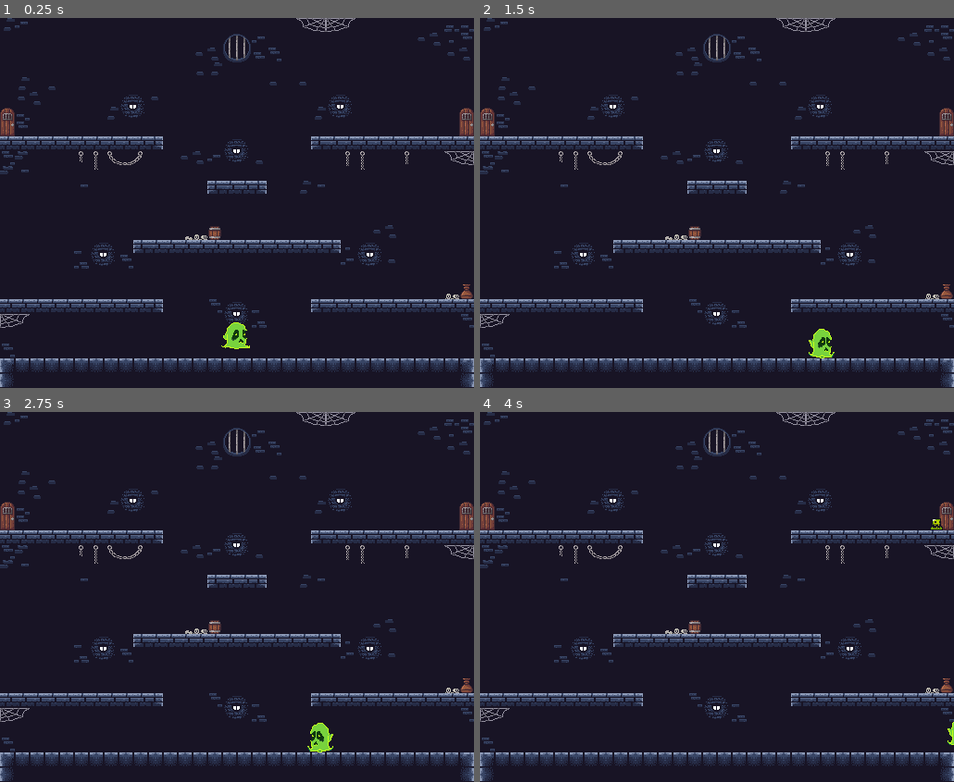
Above: before the commit, frames 1-4 (two rows, left to right).
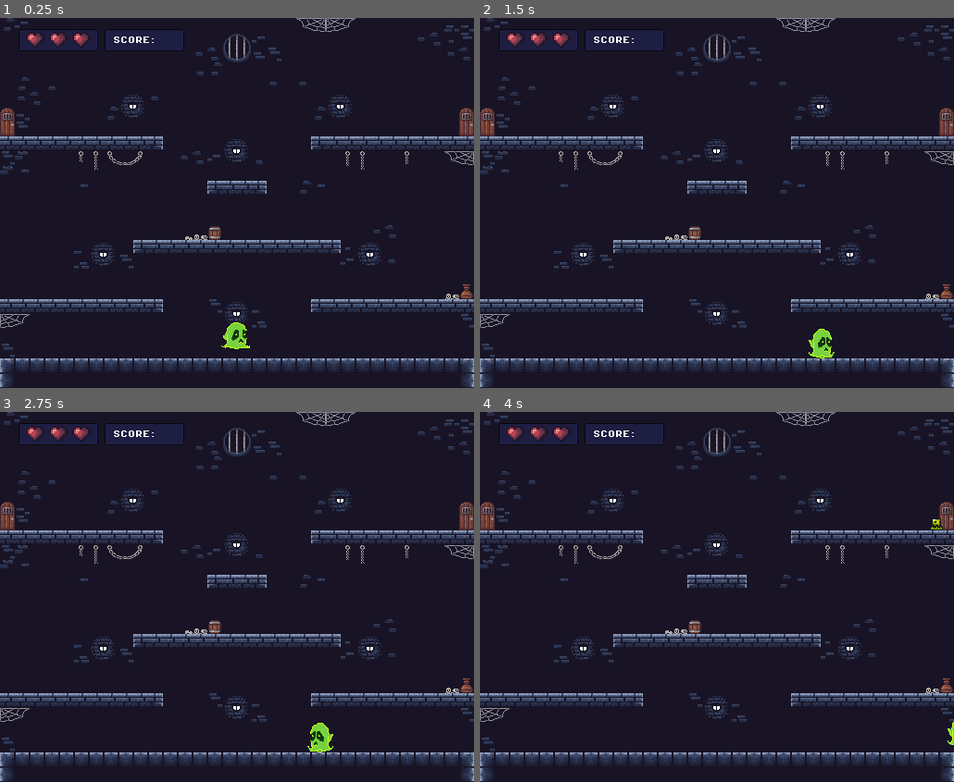
Above: after the commit, the same moments.

Repository: Iizakku/tiimi4_gamejam
Game: Godot game, scene res://Scenes/Levels/level.tscn
The game is run twice, just before and just after one commit, with the same random seed, the same clock (stepped at 60 frames per second) and the same inputs.
Inputs:
- Up to frame 1 (0.25 s): no input
- Up to frame 2 (1.5 s): hold D (move_right) from 0.53 s (still down); tap Space (jump) at 0.77 s
- Up to frame 3 (2.75 s): tap Space (jump) at 1.52 s; release D (move_right) at 2.03 s; hold Left (move_left) from 2.03 s (still down)
- Up to frame 4 (4 s): release Left (move_left) at 2.78 s; hold D (move_right) from 2.78 s (still down); tap Space (jump) at 3.02, 3.77 s

The runs differ from the first frame. In frame 1, 1.8% of the frame differs, in the area x 3-39%, y 3-9%; in frame 2, 1.8%; in frame 3, 1.8%; in frame 4, 1.8%.

Commit message:
sydänten lisäys

Diff:
--- a/gamejam/Scenes/Levels/level.tscn
+++ b/gamejam/Scenes/Levels/level.tscn
@@ -4,9 +4,7 @@
 [ext_resource type="PackedScene" uid="uid://cbo465hxsmq2e" path="res://Scenes/Levels/tilemap.tscn" id="1_lkqqh"]
 [ext_resource type="PackedScene" uid="uid://b1a41irx2li62" path="res://Scenes/Characters/enemy_2.tscn" id="2_7x7pb"]
 [ext_resource type="PackedScene" uid="uid://b87gsptlg5d6w" path="res://Scenes/Characters/enemy.tscn" id="3_yjxcc"]
-[ext_resource type="PackedScene" uid="uid://bxqokwuh0cjou" path="res://Scenes/Levels/coin.tscn" id="5_tq1so"]
-[ext_resource type="Script" uid="uid://dgng7n1wow7rl" path="res://Code/Level/spawner.gd" id="6_rv5g2"]
-[ext_resource type="PackedScene" uid="uid://bxqokwuh0cjou" path="res://Code/Level/coin.tscn" id="5_tq1so"]
+[ext_resource type="PackedScene" uid="uid://c7b724rakr4r1" path="res://Scenes/Levels/ui.tscn" id="6_lhx7y"]
 [ext_resource type="Script" path="res://Code/Level/spawner.gd" id="6_rv5g2"]
 
 [node name="Level" type="Node2D"]
@@ -39,5 +37,7 @@
 wait_time = 2.0
 autostart = true
 
+[node name="UI" parent="." instance=ExtResource("6_lhx7y")]
+
 [connection signal="timeout" from="Spawner/Timer" to="Spawner" method="_on_timer_timeout"]
 [connection signal="timeout" from="Spawner2/Timer" to="Spawner2" method="_on_timer_timeout"]
--- a/gamejam/Scenes/Levels/ui.tscn
+++ b/gamejam/Scenes/Levels/ui.tscn
@@ -1,6 +1,7 @@
-[gd_scene load_steps=3 format=3 uid="uid://c7b724rakr4r1"]
+[gd_scene load_steps=5 format=3 uid="uid://c7b724rakr4r1"]
 
 [ext_resource type="FontFile" uid="uid://bki3djse2umvx" path="res://Fonts/PixelOperator8-Bold.ttf" id="1_xwq20"]
+[ext_resource type="Texture2D" uid="uid://c4hank4nxv1v4" path="res://Art/Sprites/Heart&ManaUi.png" id="2_4r020"]
 
 [sub_resource type="StyleBoxFlat" id="StyleBoxFlat_4r020"]
 bg_color = Color(0.1501219, 0.16849291, 0.40676075, 0.43137255)
@@ -13,6 +14,10 @@
 corner_radius_top_right = 2
 corner_radius_bottom_right = 2
 corner_radius_bottom_left = 2
+
+[sub_resource type="AtlasTexture" id="AtlasTexture_a2vap"]
+atlas = ExtResource("2_4r020")
+region = Rect2(21, 2, 11, 9)
 
 [node name="UI" type="CanvasLayer"]
 
@@ -42,11 +47,25 @@
 
 [node name="HBoxContainer" type="HBoxContainer" parent="Hearts"]
 layout_mode = 1
-anchors_preset = 10
-anchor_right = 1.0
-offset_top = -1.0
-offset_bottom = 24.0
-grow_horizontal = 2
+offset_left = 8.0
+offset_top = 1.0
+offset_right = 81.0
+offset_bottom = 22.0
 
 [node name="TextureRect" type="TextureRect" parent="Hearts/HBoxContainer"]
 layout_mode = 2
+texture = SubResource("AtlasTexture_a2vap")
+expand_mode = 2
+stretch_mode = 5
+
+[node name="TextureRect2" type="TextureRect" parent="Hearts/HBoxContainer"]
+layout_mode = 2
+texture = SubResource("AtlasTexture_a2vap")
+expand_mode = 2
+stretch_mode = 5
+
+[node name="TextureRect3" type="TextureRect" parent="Hearts/HBoxContainer"]
+layout_mode = 2
+texture = SubResource("AtlasTexture_a2vap")
+expand_mode = 2
+stretch_mode = 5
